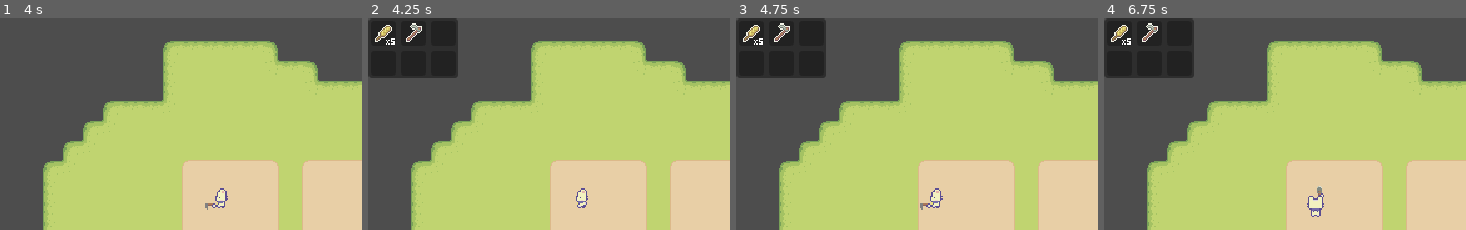
Above: before the commit, frames 1-4 (left to right).
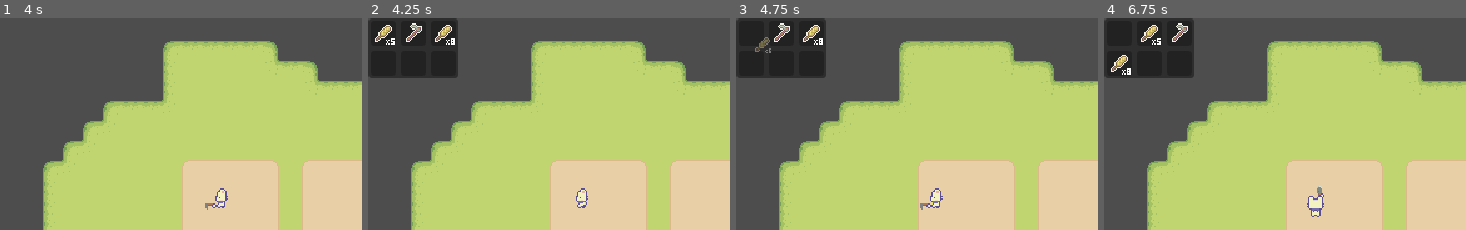
Above: after the commit, the same moments.

Repository: Sirrender-krr/simple_project_20251123
Game: Godot game, scene res://test_scenes/main.tscn
Same seed, same stepped clock (60 frames per second), same inputs: the game is played once before the commit and once after it. The project has no main scene, so this scene is started directly.
Inputs (mouse positions are % of the whole screen's width and height, from its top left):
- Up to frame 1 (4 s): tap Enter at 0.5, 2 s; move the mouse to (80, 48) at 0.52 s; hold D (right) 0.53-1.28 s; click (80, 48) at 0.6 s; tap Space at 1.25, 2.75 s; move the mouse to (33, 58) at 1.27 s; hold S (down) 1.28-2.03 s; tap Shift (run) at 1.35, 2.85 s; click (33, 58) at 1.42 s; move the mouse to (66, 30) at 2.02 s; hold D (right) 2.03-2.78 s; click (66, 30) at 2.1 s; move the mouse to (50, 74) at 2.77 s; hold W (up) 2.78-3.53 s; click (50, 74) at 2.92 s; move the mouse to (88, 69) at 3.52 s; hold A (left) from 3.53 s (still down); click (88, 69) at 3.6 s
- Up to frame 2 (4.25 s): keep holding A (left); tap Tab (inventory) at 4.15 s
- Up to frame 3 (4.75 s): keep holding A (left); move the mouse to (2, 4) at 4.27 s; tap Shift (run) at 4.35 s; click (2, 4) at 4.42 s
- Up to frame 4 (6.75 s): tap Enter at 5 s; move the mouse to (6, 4) at 5.02 s; release A (left) at 5.03 s; hold S (down) 5.03-5.78 s; click (6, 4) at 5.1 s; move the mouse to (10, 4) at 5.77 s; hold D (right) 5.78-6.53 s; tap Shift (run) at 5.85 s; click (10, 4) at 5.92 s; tap Space at 6.5 s; move the mouse to (2, 11) at 6.52 s; hold W (up) from 6.53 s (still down); click (2, 11) at 6.6 s
The pictures show only the part of the screen within x 0-50%, y 0-50%; the shares and areas given below are measured in that part.

Frame 1 is identical in both runs. In frame 2, 0.2% of the frame differs, in the area x 18-25%, y 3-13%; in frame 3, 0.6%; in frame 4, 0.9%, in the area x 1-24%, y 2-27%.

Commit message:
on implementing inventory 3
now can drag and drop

Diff:
--- a/inventory/inventory.gd
+++ b/inventory/inventory.gd
@@ -5,6 +5,7 @@
 
 
 func set_inventory_data(inventory_data: InventoryData) -> void:
+	inventory_data.inventory_updated.connect(populate_item_grid)
 	populate_item_grid(inventory_data)
 
 func populate_item_grid(inventory_data:InventoryData) -> void:
--- a/inventory/inventory_data.gd
+++ b/inventory/inventory_data.gd
@@ -1,9 +1,33 @@
 extends Resource
 class_name InventoryData
 
+signal inventory_updated(inventory_data: InventoryData)
 signal inventory_interact(inventory_data: InventoryData, index: int, button: int)
 
 @export var slot_datas: Array[SlotData]
 
+func grab_slot_data(index: int) -> SlotData:
+	var slot_data = slot_datas[index]
+
+	if slot_data:
+		slot_datas[index] = null
+		inventory_updated.emit(self)
+		return slot_data
+	else:
+		return null
+
+func drop_slot_data(grabbed_slot_data: SlotData, index: int) -> SlotData:
+	var slot_data = slot_datas[index]
+
+	var return_slot_data: SlotData
+	if slot_data and slot_data.can_fully_merge_with(grabbed_slot_data):
+		slot_data.fully_merge_with(grabbed_slot_data)
+	else:
+		slot_datas[index] = grabbed_slot_data
+		return_slot_data = slot_data
+
+	inventory_updated.emit(self)
+	return return_slot_data
+
 func on_slot_clicked(index: int, button:int) -> void:
 	inventory_interact.emit(self,index,button)
--- a/inventory/player_inventory.tres
+++ b/inventory/player_inventory.tres
@@ -17,7 +17,13 @@
 quantity = 1
 metadata/_custom_type_script = "uid://c5cprt1l0e75w"
 
+[sub_resource type="Resource" id="Resource_fi1x0"]
+script = ExtResource("2_x0x00")
+item_data = ExtResource("3_e8alh")
+quantity = 8
+metadata/_custom_type_script = "uid://c5cprt1l0e75w"
+
 [resource]
 script = ExtResource("1_fge2b")
-slot_datas = Array[ExtResource("2_x0x00")]([SubResource("Resource_qiluv"), SubResource("Resource_m5o6q"), null, null, null, null])
+slot_datas = Array[ExtResource("2_x0x00")]([SubResource("Resource_qiluv"), SubResource("Resource_m5o6q"), SubResource("Resource_fi1x0"), null, null, null])
 metadata/_custom_type_script = "uid://dncgayh5t1qfq"
--- a/inventory/slot.gd
+++ b/inventory/slot.gd
@@ -14,6 +14,8 @@
 	if slot_data.quantity > 1:
 		quantity_label.text = "x%s" % slot_data.quantity
 		quantity_label.show()
+	else:
+		quantity_label.hide()
 
 func _on_gui_input(event: InputEvent) -> void:
 	if event is InputEventMouseButton\
--- a/inventory/slot_data.gd
+++ b/inventory/slot_data.gd
@@ -9,3 +9,11 @@
 		quantity = clamp(value,1,item_data.MAX_STACK_SIZE)
 		if quantity > 1 and not item_data.stackable:
 			quantity = 1
+
+func can_fully_merge_with(other_slot_data: SlotData) -> bool:
+	return item_data == other_slot_data.item_data\
+	and item_data.stackable\
+	and quantity + other_slot_data.quantity < item_data.MAX_STACK_SIZE
+
+func fully_merge_with(other_slot_data: SlotData) -> void:
+	quantity += other_slot_data.quantity
--- a/scripts/inventory_interface.gd
+++ b/scripts/inventory_interface.gd
@@ -1,10 +1,30 @@
 extends Control
 
+var grabbed_slot_data: SlotData
+
 @onready var player_inventory: PanelContainer = $PlayerInventory
+@onready var grab_slot: PanelContainer = $GrabSlot
+
+func _physics_process(_delta: float) -> void:
+	if grab_slot.visible:
+		grab_slot.global_position = get_global_mouse_position() + Vector2(1,1)
+		grab_slot.scale = Vector2(0.8,0.8)
 
 func set_player_inventory_data(inventory_data: InventoryData) -> void:
 	inventory_data.inventory_interact.connect(on_inventory_interact)
 	player_inventory.set_inventory_data(inventory_data)
 
 func on_inventory_interact(inventory_data: InventoryData, index: int, button: int) -> void:
-	print("%s %s %s" % [inventory_data, index, button])
+	match [grabbed_slot_data, button]:
+		[null,MOUSE_BUTTON_LEFT]:
+			grabbed_slot_data = inventory_data.grab_slot_data(index)
+		[_,MOUSE_BUTTON_LEFT]:
+			grabbed_slot_data = inventory_data.drop_slot_data(grabbed_slot_data,index)
+	update_grabbed_slot()
+
+func update_grabbed_slot() -> void:
+	if grabbed_slot_data:
+		grab_slot.show()
+		grab_slot.set_slot_data(grabbed_slot_data)
+	else:
+		grab_slot.hide()
--- a/test_scenes/main.tscn
+++ b/test_scenes/main.tscn
@@ -7,6 +7,7 @@
 [ext_resource type="PackedScene" uid="uid://cpolyfl1al6pr" path="res://scenes/player.tscn" id="5_4yngn"]
 [ext_resource type="PackedScene" uid="uid://d4d7f4fooftrl" path="res://inventory/inventory.tscn" id="5_umdci"]
 [ext_resource type="Script" uid="uid://cvcrfk3tq2216" path="res://scripts/inventory_interface.gd" id="6_tqlsa"]
+[ext_resource type="PackedScene" uid="uid://dqi6l3jbvv3hh" path="res://inventory/slot.tscn" id="8_3jl6o"]
 
 [sub_resource type="TileSetAtlasSource" id="TileSetAtlasSource_wac34"]
 texture = ExtResource("1_umdci")
@@ -903,3 +904,9 @@
 layout_mode = 0
 offset_right = 72.0
 offset_bottom = 48.0
+
+[node name="GrabSlot" parent="CanvasLayer/InventoryInterface" instance=ExtResource("8_3jl6o")]
+visible = false
+modulate = Color(1, 1, 1, 0.384314)
+self_modulate = Color(1, 1, 1, 0)
+layout_mode = 0
Not shown: 1 places in inventory/player_inventory.tres that only renumber resources
Not shown: 1 places in test_scenes/main.tscn that only renumber resources
